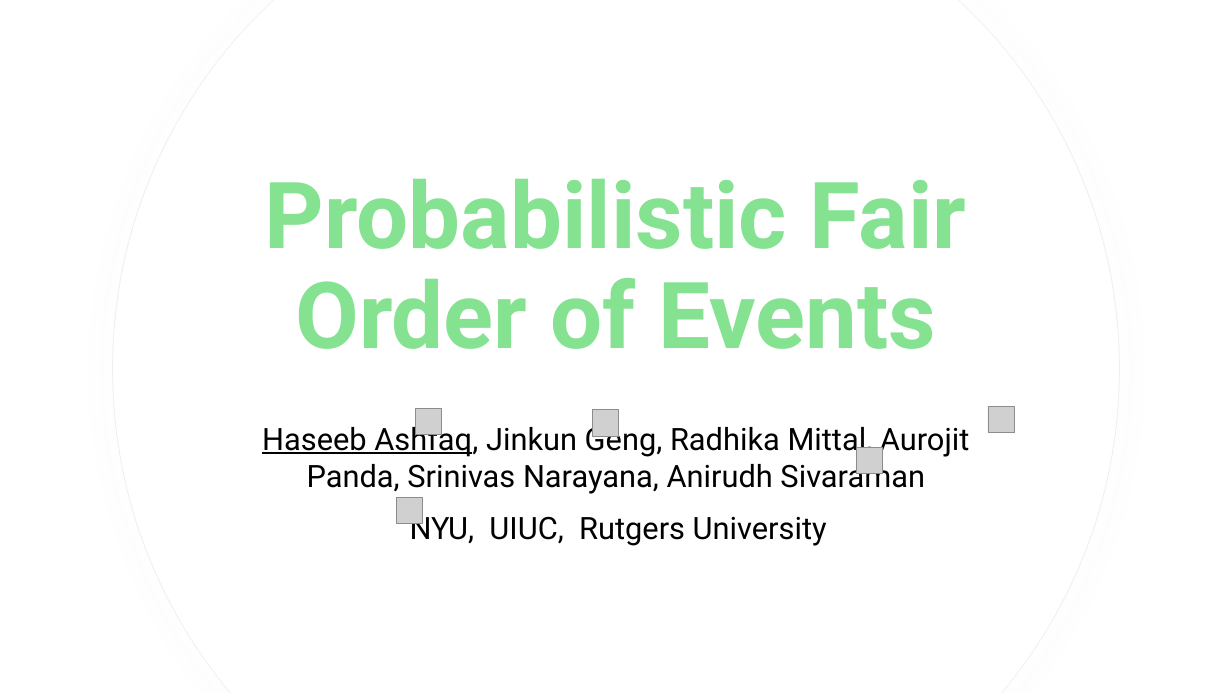
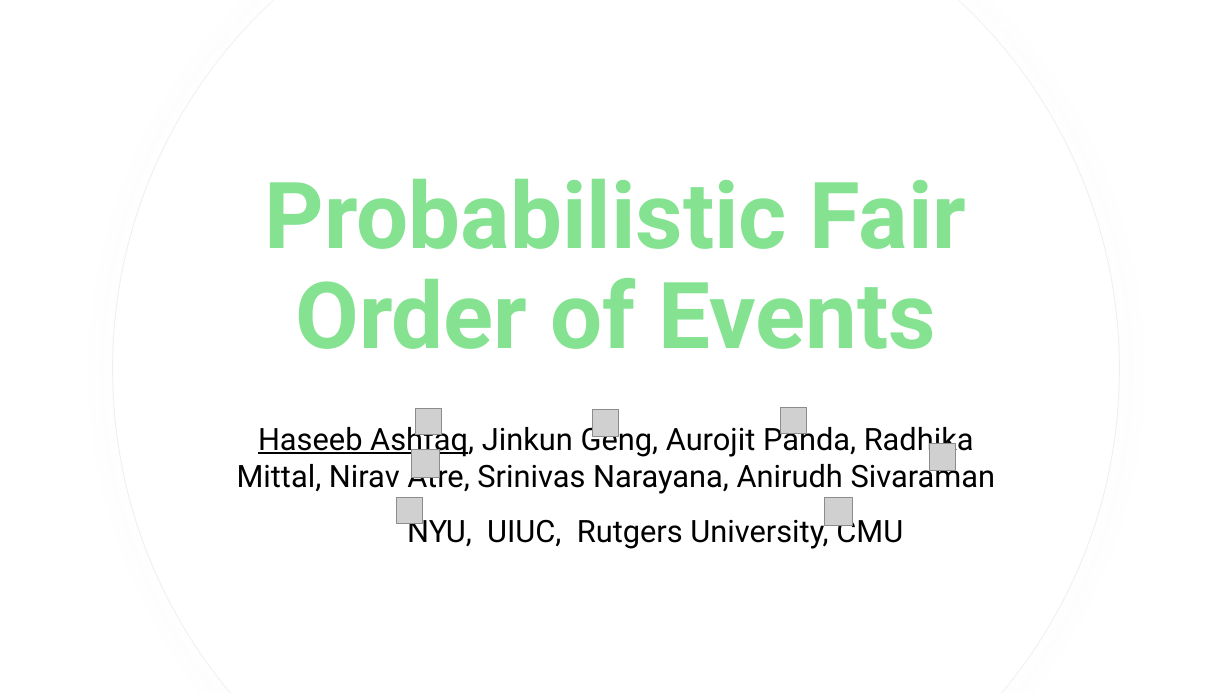
Before and after one commit to HaseebLUMS/Onyx-Presentation, a slide deck: slide 1 of NESysDay2026-tommy.pptx. Drawn at 1232x693 pixels with LibreOffice and Linux fonts; fonts in the diff are those of the drawing; grey boxes stand for pictures; background and template pictures are left out. Boxes give left, top, right and bottom in pixels: in the first picture for what was removed or moved away, otherwise in the second. Text is boxed around its words. In the diff, an @@ line names an element or a change of style, - is before the commit and + after.

Commit message:
added new presentation

```diff
--- a/NESysDay2026-tommy.pptx
+++ b/NESysDay2026-tommy.pptx
@@ picture: place and size @@
-picture at <box>988,407,1015,433</box>
+picture at <box>780,408,807,434</box>
@@ text at <box>237,422,995,494</box>: text changed @@
-Haseeb Ashfaq, Jinkun Geng, Radhika Mittal, Aurojit Panda, Srinivas Narayana, Anirudh Sivaraman
+Haseeb Ashfaq, Jinkun Geng, Aurojit Panda, Radhika Mittal, Nirav Atre, Srinivas Narayana, Anirudh Sivaraman
@@ picture: place and size @@
-picture at <box>857,447,884,474</box>
+picture at <box>930,444,957,470</box>
@@ picture added at <box>412,450,440,478</box> @@
@@ picture added at <box>825,498,853,526</box> @@
@@ text at <box>407,514,903,549</box>: text changed @@
-NYU, UIUC, Rutgers University
+NYU, UIUC, Rutgers University, CMU
```
Also in this commit, not shown: 2 other files.
